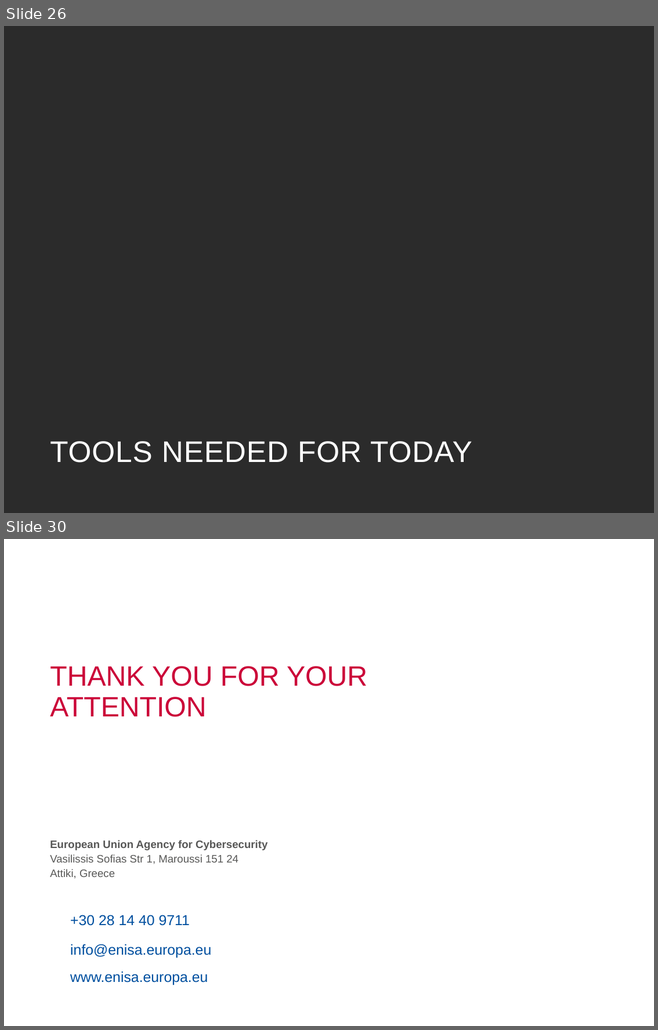
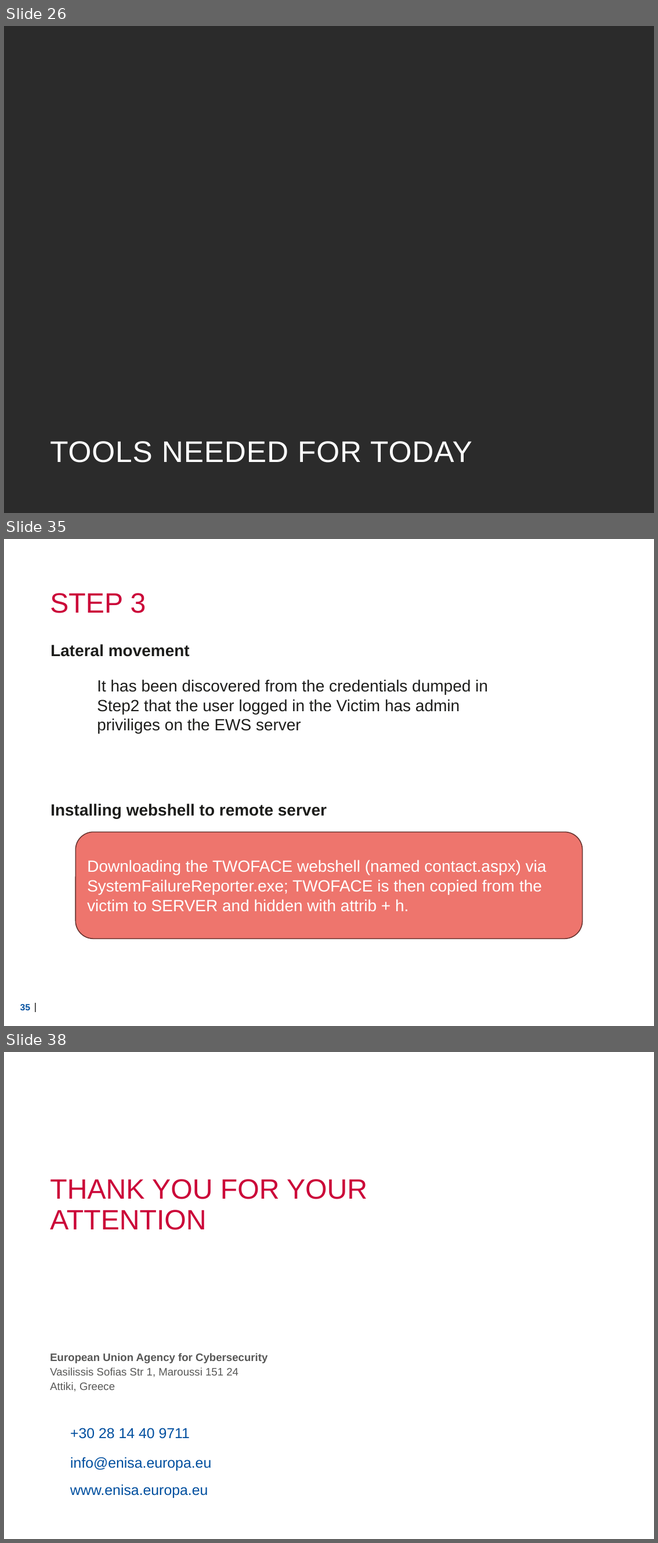
Before and after one commit to Lensver65/ESDC-BP, a slide deck: Cyber exercise.pptx. Shown one above the other, each under a label of ours: slides 26 and 30 before the commit, slides 26, 35 and 38 after it; the slides between them are not shown. The pictures are 658x1030 and 658x1543 pixels, drawn with LibreOffice and Linux fonts; fonts in the diff are those of the drawing; background and template pictures are left out; a plain dark background stands for a picture behind light text. Boxes give left, top, right and bottom in pixels: in the first picture for what was removed or moved away, otherwise in the second. Text is boxed around its words. In the diff, an @@ line names an element or a change of style, - is before the commit and + after.

```diff
--- a/Cyber exercise.pptx
+++ b/Cyber exercise.pptx
@@ slide 35 added at (x1=4, y1=539, x2=654, y2=1026), background picture (left out) @@
@@ title added at (x1=50, y1=593, x2=146, y2=613), 31 pt, text #CB0538 @@
+STEP 3
@@ text added at (x1=50, y1=644, x2=190, y2=657), 18 pt, text #1D1D1B, bold @@
+Lateral movement
@@ text added at (x1=97, y1=679, x2=488, y2=734), 18 pt, text #1D1D1B @@
+It has been discovered from the credentials dumped in Step2 that the user logged in the Victim has admin priviliges on the EWS server
@@ text added at (x1=50, y1=803, x2=326, y2=819), 18 pt, text #1D1D1B, bold @@
+Installing webshell to remote server
@@ rounded rectangle added at (x1=75, y1=832, x2=582, y2=939), fill #EE756D, outline #683330 1 pt, 18 pt, text #FFFFFF @@
+Downloading the TWOFACE webshell (named contact.aspx) via SystemFailureReporter.exe; TWOFACE is then copied from the victim to SERVER and hidden with attrib + h.
@@ page number added at (x1=20, y1=1004, x2=30, y2=1011), 10 pt, text #004F9F, bold @@
+35
@@ line added from (35, 1004) to (35, 1012), #575756 1 pt @@
@@ what was slide 30 is now slide 38 @@
```
Also in this commit, not shown: 1 slide changed, 9 other slides added, 2 slides removed, 2 other files.
